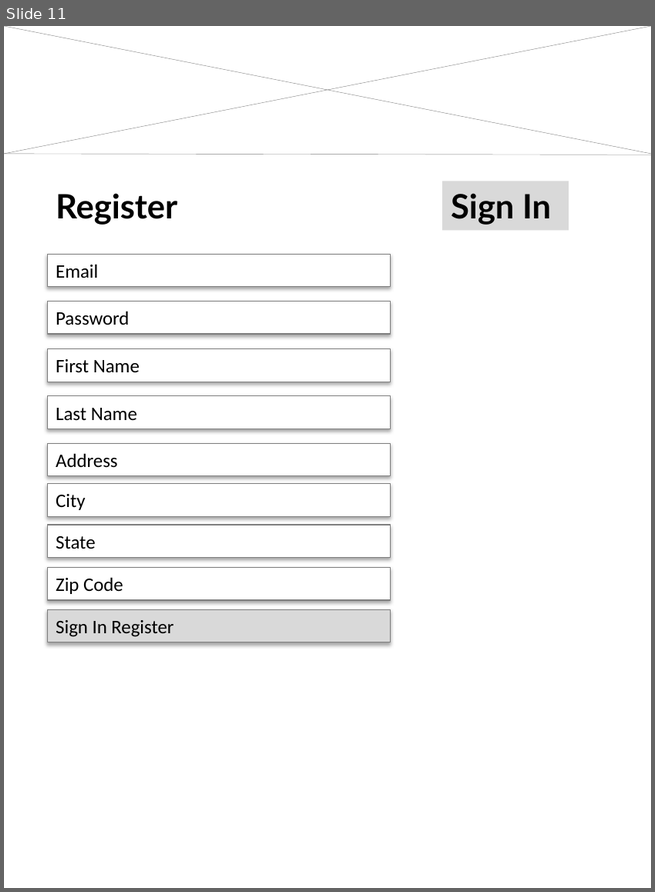
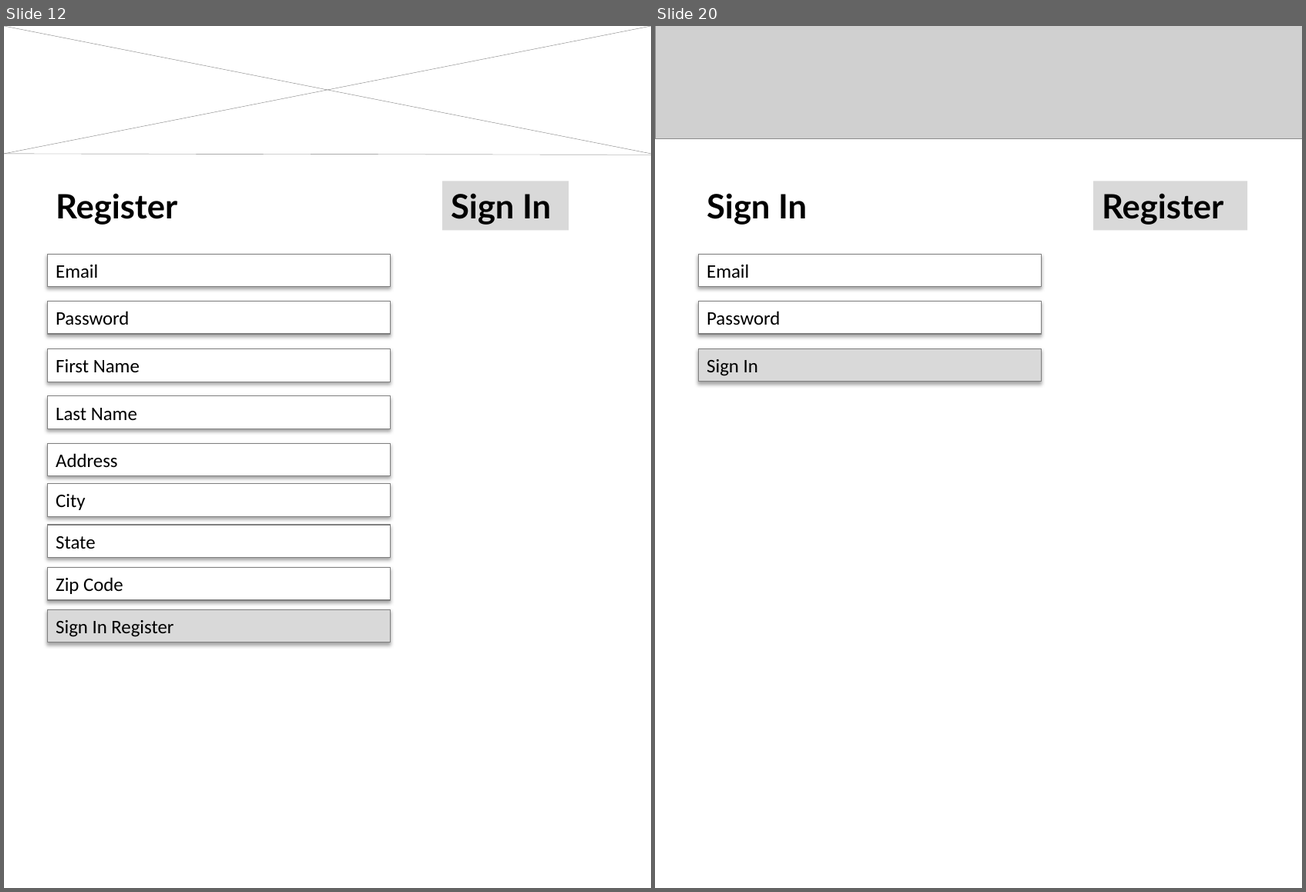
Before and after one commit to MariellaPaulino/2016, a slide deck: Homework3/DecisionTree.pptx. Shown side by side, each under a label of ours: slide 11 before the commit, slides 12 and 20 after it; the slides between them are not shown. The pictures are 655x892 and 1306x892 pixels, drawn with LibreOffice and Linux fonts; fonts in the diff are those of the drawing; grey boxes stand for pictures. Boxes give left, top, right and bottom in pixels: in the first picture for what was removed or moved away, otherwise in the second. Text is boxed around its words. In the diff, an @@ line names an element or a change of style, - is before the commit and + after.

```diff
--- a/Homework3/DecisionTree.pptx
+++ b/Homework3/DecisionTree.pptx
@@ slide 20 added at (x1=655, y1=26, x2=1302, y2=888), background #FFFFFF @@
@@ picture added at (x1=655, y1=26, x2=1302, y2=139) @@
@@ rectangle added at (x1=1093, y1=182, x2=1247, y2=230), fill #D9D9D9, 28 pt, text #000000, bold @@
+Register
@@ text added at (x1=707, y1=193, x2=807, y2=225), 28 pt, text #000000, bold @@
+Sign In
@@ rectangle added at (x1=698, y1=254, x2=1041, y2=286), fill #FFFFFF, outline #7F7F7F 0.75 pt, 16 pt, text #000000 @@
+Email
@@ rectangle added at (x1=698, y1=301, x2=1041, y2=334), fill #FFFFFF, outline #7F7F7F 0.75 pt, 16 pt, text #000000 @@
+Password
@@ rectangle added at (x1=698, y1=349, x2=1041, y2=381), fill #D9D9D9, outline #7F7F7F 0.75 pt, 16 pt, text #000000 @@
+Sign In
@@ what was slide 11 is now slide 12 @@
```
Also in this commit, not shown: 9 other slides added.
